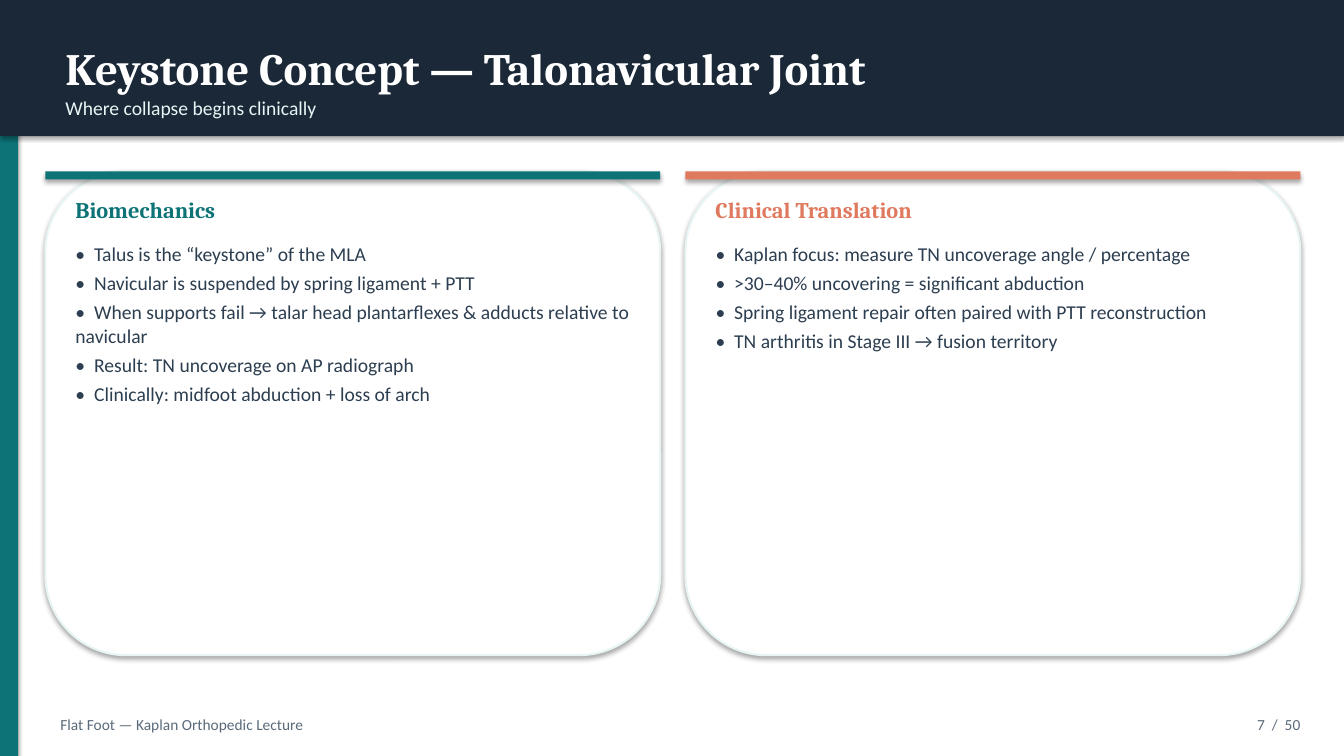
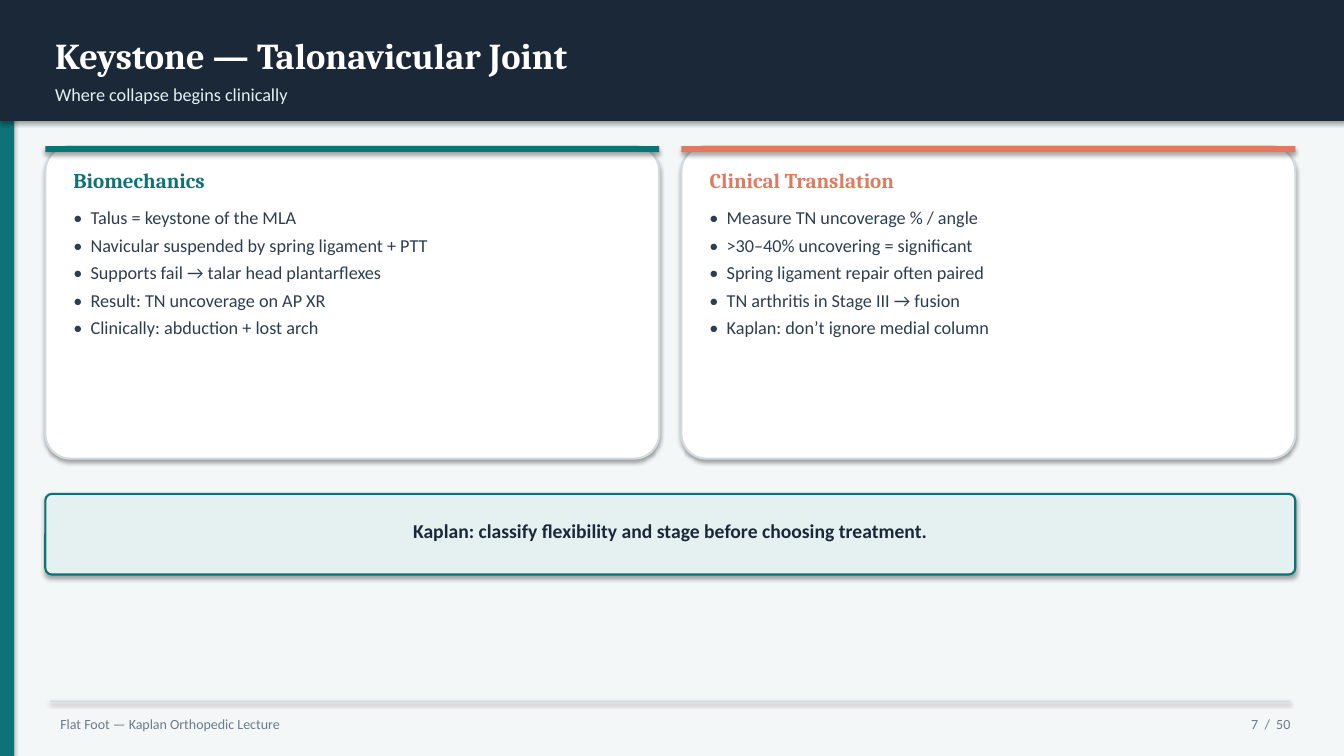
Before and after one commit to AhmedMohsen74/Ahmed-Mohsen-Mohamed, a slide deck: slide 7 of flatfoot-lecture/Flat_Foot_Kaplan_Orthopedic_Lecture.pptx. Drawn at 1344x756 pixels with LibreOffice and Linux fonts; fonts in the diff are those of the drawing. Boxes give left, top, right and bottom in pixels: in the first picture for what was removed or moved away, otherwise in the second. Text is boxed around its words. In the diff, an @@ line names an element or a change of style, - is before the commit and + after.

```diff
--- a/flatfoot-lecture/Flat_Foot_Kaplan_Orthopedic_Lecture.pptx
+++ b/flatfoot-lecture/Flat_Foot_Kaplan_Orthopedic_Lecture.pptx
@@ rectangle: place and size @@
-rectangle at <box>0,0,18,756</box>
+rectangle at <box>0,0,14,756</box>
@@ rectangle: place and size @@
-rectangle at <box>0,0,1344,136</box>
+rectangle at <box>0,0,1344,121</box>
@@ rectangle added at <box>0,0,1344,756</box>, fill #F4F7F8 @@
@@ text at <box>55,43,567,77</box>: text changed; size 32 to 26 pt @@
-Keystone Concept — Talonavicular Joint
+Keystone — Talonavicular Joint
@@ text "Where collapse begins clinically": place and size @@
-text "Where collapse begins clinically" at <box>65,101,316,119</box>
+text "Where collapse begins clinically" at <box>55,88,288,104</box>
@@ text "Where collapse begins clinically" at <box>55,88,288,104</box>: size 14 to 13 pt, text colour #E8F5F4 to #E4F1F0 @@
@@ rectangle: place and size @@
-rectangle at <box>45,171,660,179</box>
+rectangle at <box>45,146,659,152</box>
@@ rounded rectangle: place and size @@
-rounded rectangle at <box>45,171,660,655</box>
+rounded rectangle at <box>45,146,659,459</box>
@@ rounded rectangle at <box>45,146,659,459</box>: outline #E8F5F4 1.5 pt to #D0DCE0 1.5 pt; proportions changed @@
@@ rectangle: place and size @@
-rectangle at <box>686,171,1301,179</box>
+rectangle at <box>682,146,1296,152</box>
@@ rounded rectangle at <box>682,146,1296,459</box>: outline #E8F5F4 1.5 pt to #D0DCE0 1.5 pt; proportions changed @@
@@ rounded rectangle: place and size @@
-rounded rectangle at <box>686,171,1301,655</box>
+rounded rectangle at <box>682,146,1296,459</box>
@@ text "Biomechanics": place and size @@
-text "Biomechanics" at <box>75,202,215,218</box>
+text "Biomechanics" at <box>73,173,204,188</box>
@@ text "Biomechanics" at <box>73,173,204,188</box>: size 16 to 15 pt @@
@@ text "Clinical Translation" at <box>710,173,894,188</box>: size 16 to 15 pt @@
@@ text "Clinical Translation": place and size @@
-text "Clinical Translation" at <box>715,202,912,218</box>
+text "Clinical Translation" at <box>710,173,894,188</box>
@@ text at <box>91,211,427,337</box>: text changed; size 14 to 13 pt @@
-• Talus is the “keystone” of the MLA
-• Navicular is suspended by spring ligament + PTT
-• When supports fail → talar head plantarflexes & adducts relative to navicular
-• Result: TN uncoverage on AP radiograph
-• Clinically: midfoot abduction + loss of arch
+• Talus = keystone of the MLA
+• Navicular suspended by spring ligament + PTT
+• Supports fail → talar head plantarflexes
+• Result: TN uncoverage on AP XR
+• Clinically: abduction + lost arch
@@ text at <box>727,211,989,337</box>: text changed; size 14 to 13 pt @@
-• Kaplan focus: measure TN uncoverage angle / percentage
-• >30–40% uncovering = significant abduction
-• Spring ligament repair often paired with PTT reconstruction
-• TN arthritis in Stage III → fusion territory
+• Measure TN uncoverage % / angle
+• >30–40% uncovering = significant
+• Spring ligament repair often paired
+• TN arthritis in Stage III → fusion
+• Kaplan: don’t ignore medial column
@@ rounded rectangle added at <box>45,494,1296,575</box>, fill #E4F1F0, outline #0D7377 1.5 pt @@
@@ text added at <box>413,524,927,542</box>, 14 pt, text #1B2838, bold @@
+Kaplan: classify flexibility and stage before choosing treatment.
@@ text "Flat Foot — Kaplan Orthopedic ..." at <box>60,719,279,731</box>: size 11 to 10 pt, text colour #5A6A7A to #6B7C8A @@
@@ rectangle added at <box>50,701,1291,702</box>, fill #D0DCE0 @@
@@ text "7 / 50" at <box>1251,720,1290,729</box>: size 11 to 10 pt, text colour #5A6A7A to #6B7C8A @@
```
Also in this commit, not shown: 49 other slides changed, 14 other files.
